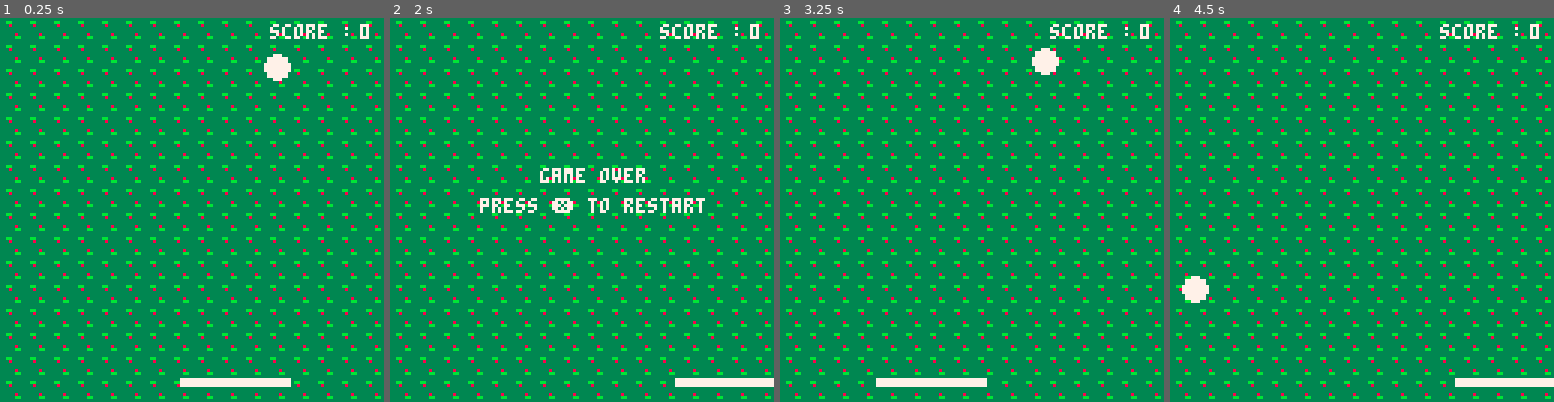
Above: before the commit, frames 1-4 (left to right).
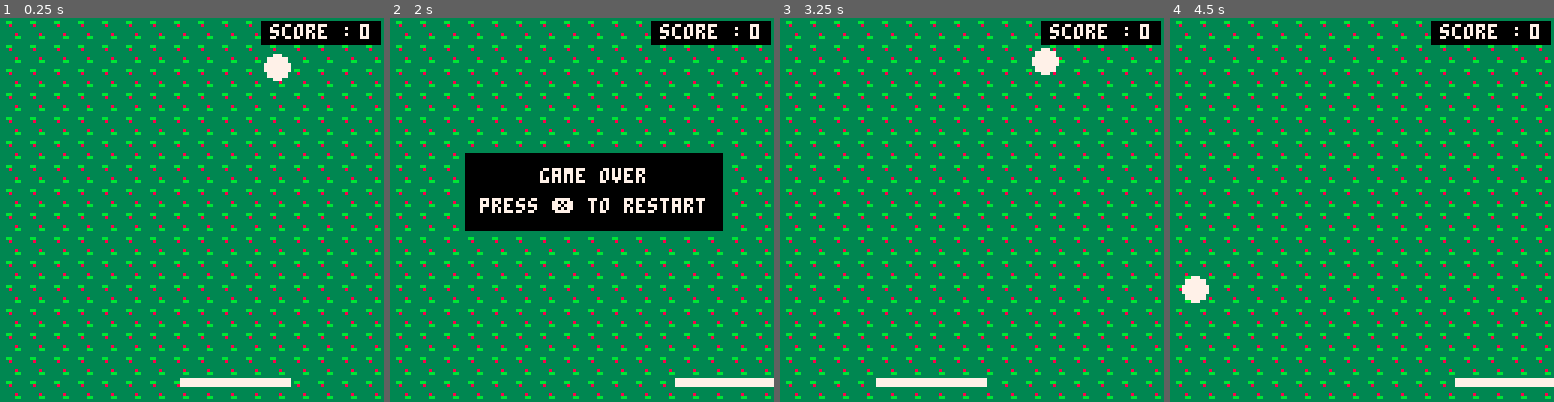
Above: after the commit, the same moments.

Repository: adatechschool/PC-pico8-maraalno
Game: PICO-8 cartridge monjeu.p8
Two runs of this game, one before a commit and one after it. Both use one fixed random seed, a clock stepped at 60 frames per second and the inputs below.
Inputs:
- Up to frame 1 (0.25 s): no input
- Up to frame 2 (2 s): tap X (X key) at 0.33, 1.07, 1.85 s; hold Right from 1.6 s (still down)
- Up to frame 3 (3.25 s): release Right at 2.1 s; hold Right 2.47-3.03 s; tap X (X key) at 2.97 s; hold Left from 3.08 s (still down)
- Up to frame 4 (4.5 s): release Left at 3.58 s; hold Right from 4.02 s (still down); tap X (X key) at 4.08 s

The runs differ from the first frame. In frame 1, 1.6% of the frame differs, in the area x 67-100%, y 0-8%; in frame 2, 14%, in the area x 19-100%, y 0-56%; in frame 3, 1.6%; in frame 4, 1.6%.

Commit message:
[Feature_Sons_BruitsGameOver]v2

Diff:
--- a/monjeu.p8
+++ b/monjeu.p8
@@ -54,13 +54,14 @@
 	circfill(ball.x,ball.y,ball.r,7)
 
 	-- score
+	rectfill(87,1,126,8,0)
 	print(p_score, 120, 2, 7)
 	print("score :", 90,2,7)
 
 
 -- game over
-
 	if g_over then
+		rectfill(25,45,110,70,0)
 	 print("game over", 50, 50,7)
 	 print("press ❎ to restart", 30,60,7)
 	end
@@ -79,7 +80,6 @@
 
 	if (ball.x > 120) then
  	ball.speedx=-ball.speedx
- 	sfx(1)
  end
 
  //if (ball.y > 120) then
@@ -88,12 +88,10 @@
 
  if (ball.x < 0) then
  	ball.speedx=-ball.speedx
- 	sfx(1)
  end
 
  if (ball.y < 0) then
  	ball.speedy=-ball.speedy
- 	sfx(1)
  end
 
  ball.x += ball.speedx
@@ -149,6 +147,7 @@
 	ball.y = 0
 	ball.speedy = 0
 	ball.speedx = 0
+	sfx(4)
 	end
 end
 
